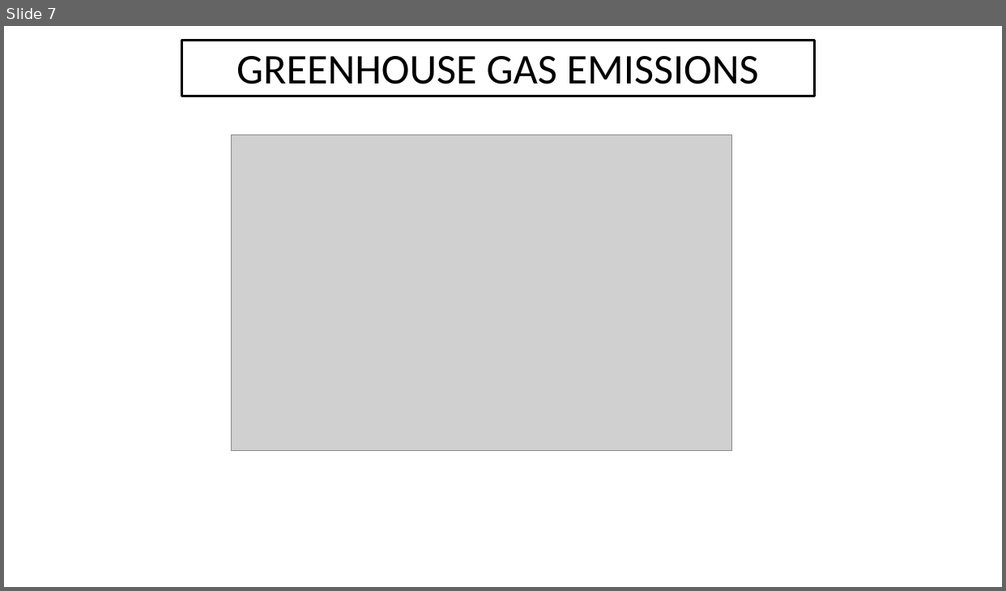
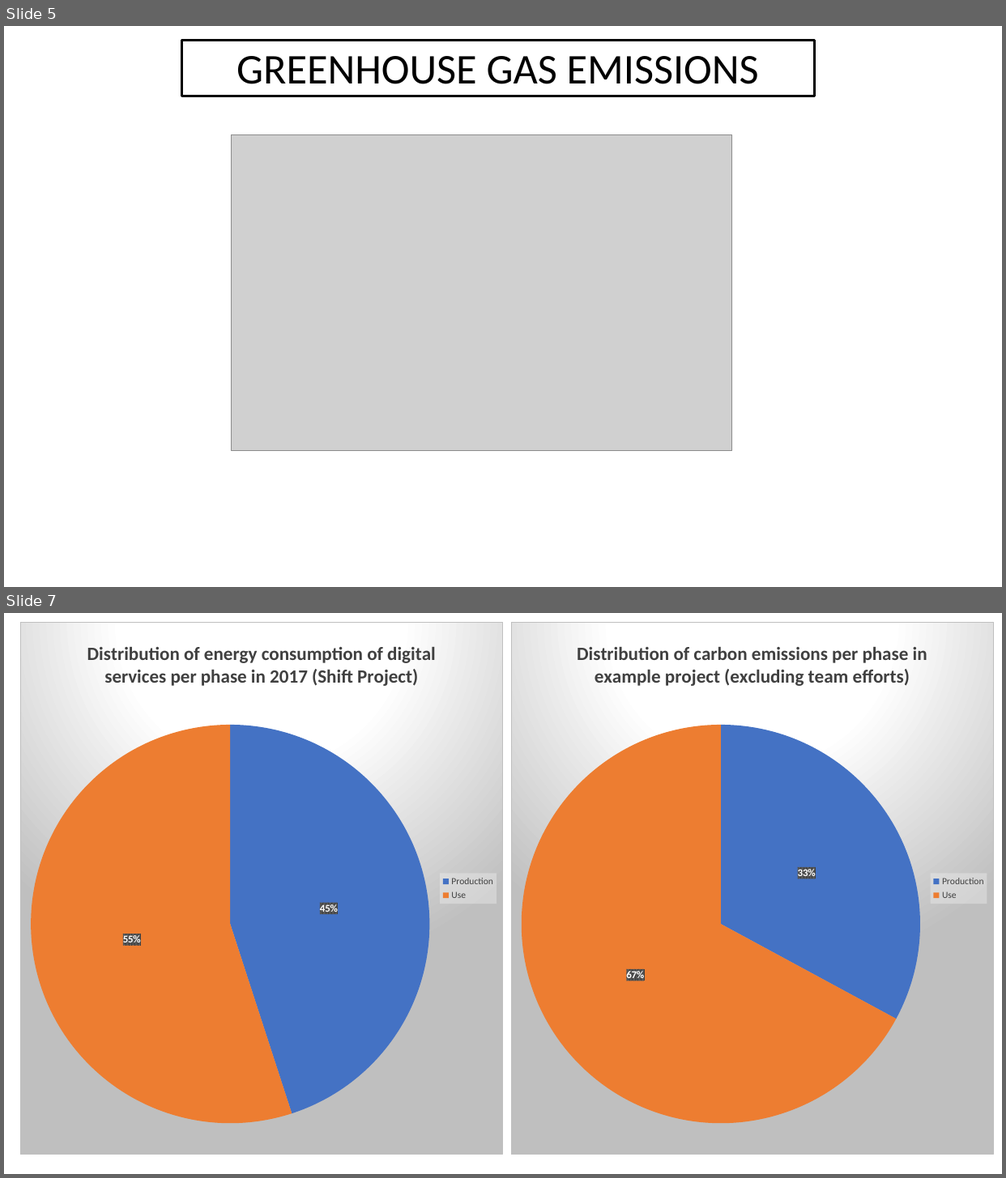
Before and after one commit to abeggchr/environmental-impact-estimator, a slide deck: talks/2023-11-23-zuehlke-architecture-day.pptx. Shown one above the other, each under a label of ours: slide 7 before the commit, slides 5 and 7 after it; the slides between them are not shown. The pictures are 1006x591 and 1006x1178 pixels, drawn with LibreOffice and Linux fonts; fonts in the diff are those of the drawing; grey boxes stand for pictures; background and template pictures are left out. Boxes give left, top, right and bottom in pixels: in the first picture for what was removed or moved away, otherwise in the second. Text is boxed around its words. In the diff, an @@ line names an element or a change of style, - is before the commit and + after.

```diff
--- a/talks/2023-11-23-zuehlke-architecture-day.pptx
+++ b/talks/2023-11-23-zuehlke-architecture-day.pptx
@@ slide 7 added at (x1=4, y1=613, x2=1002, y2=1174), background #FFFFFF @@
@@ pie chart added at (x1=20, y1=622, x2=503, y2=1155) @@
+title "Distribution of energy consumption of digital services per phase in 2017 (Shift Project) "
+categories: Production, Use
+Series 1: 45, 55
@@ pie chart added at (x1=511, y1=622, x2=994, y2=1155) @@
+title "Distribution of carbon emissions per phase in example project (excluding team efforts) "
+categories: Production, Use
+Series 1: 33, 67
@@ what was slide 7 is now slide 5 @@
```
Also in this commit, not shown: 3 slides changed, 5 other slides added, 1 other file.
